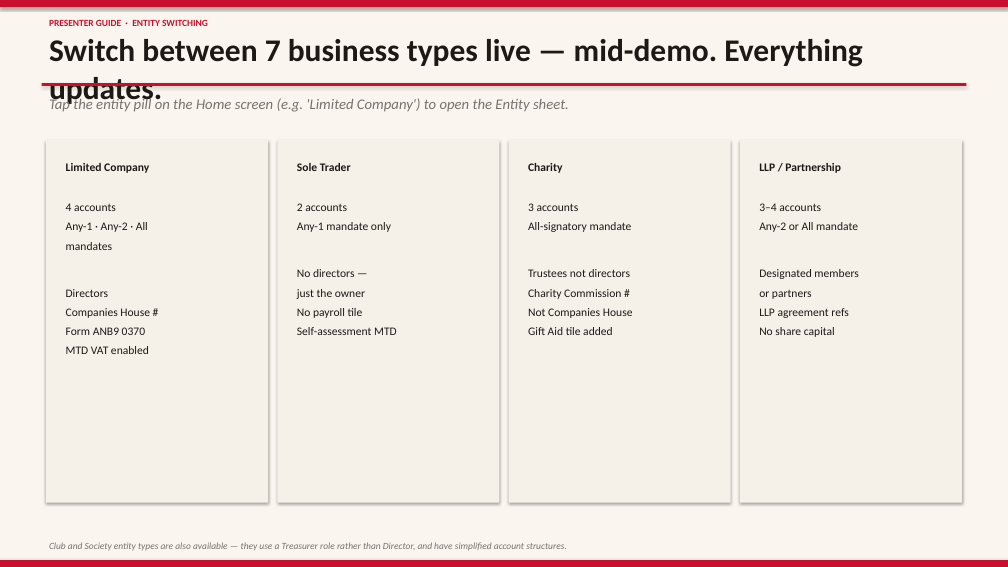
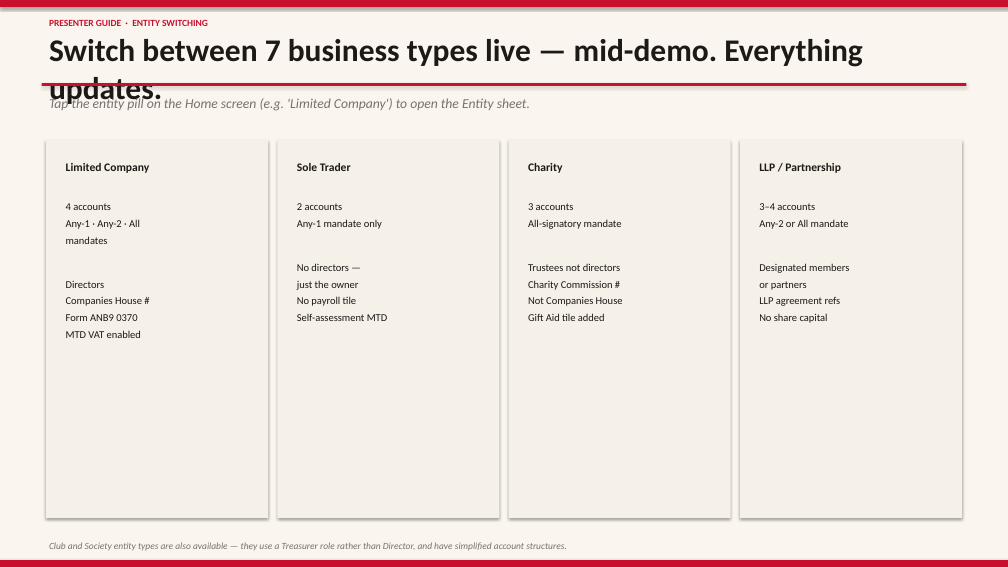
Before and after one commit to imscots-ui/santander, a slide deck: slide 23 of Santander_LimitedCompany_Walkthrough.pptx (slide 20 before the commit). Drawn at 1008x567 pixels with LibreOffice and Linux fonts; fonts in the diff are those of the drawing. Boxes give left, top, right and bottom in pixels: in the first picture for what was removed or moved away, otherwise in the second. Text is boxed around its words. In the diff, an @@ line names an element or a change of style, - is before the commit and + after.

```diff
--- a/Santander_LimitedCompany_Walkthrough.pptx
+++ b/Santander_LimitedCompany_Walkthrough.pptx
@@ text "Tap the entity pill on ..." at [49, 96, 530, 110]: size 14 to 13 pt @@
@@ rectangle: place and size @@
-rectangle at [46, 140, 268, 503]
+rectangle at [46, 140, 268, 518]
@@ rectangle: place and size @@
-rectangle at [278, 140, 500, 503]
+rectangle at [278, 140, 500, 518]
@@ rectangle: place and size @@
-rectangle at [508, 140, 730, 503]
+rectangle at [508, 140, 730, 518]
@@ rectangle: place and size @@
-rectangle at [740, 140, 962, 503]
+rectangle at [740, 140, 962, 518]
@@ size 11 to 10 pt; less space between paragraphs in 4 elements at [66, 203, 142, 338], [297, 203, 387, 321], [528, 203, 623, 321], [759, 203, 849, 323] @@
```
Also in this commit, not shown: 11 other slides changed, 3 slides added, 7 other files.
